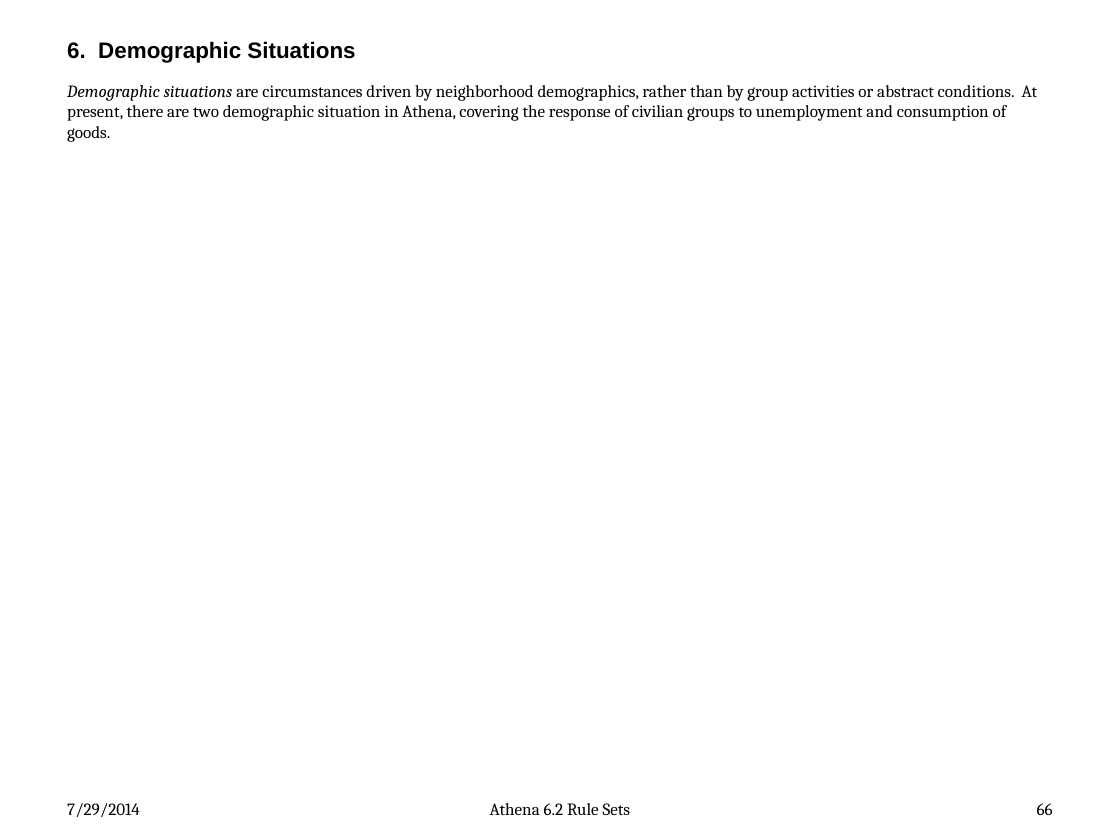
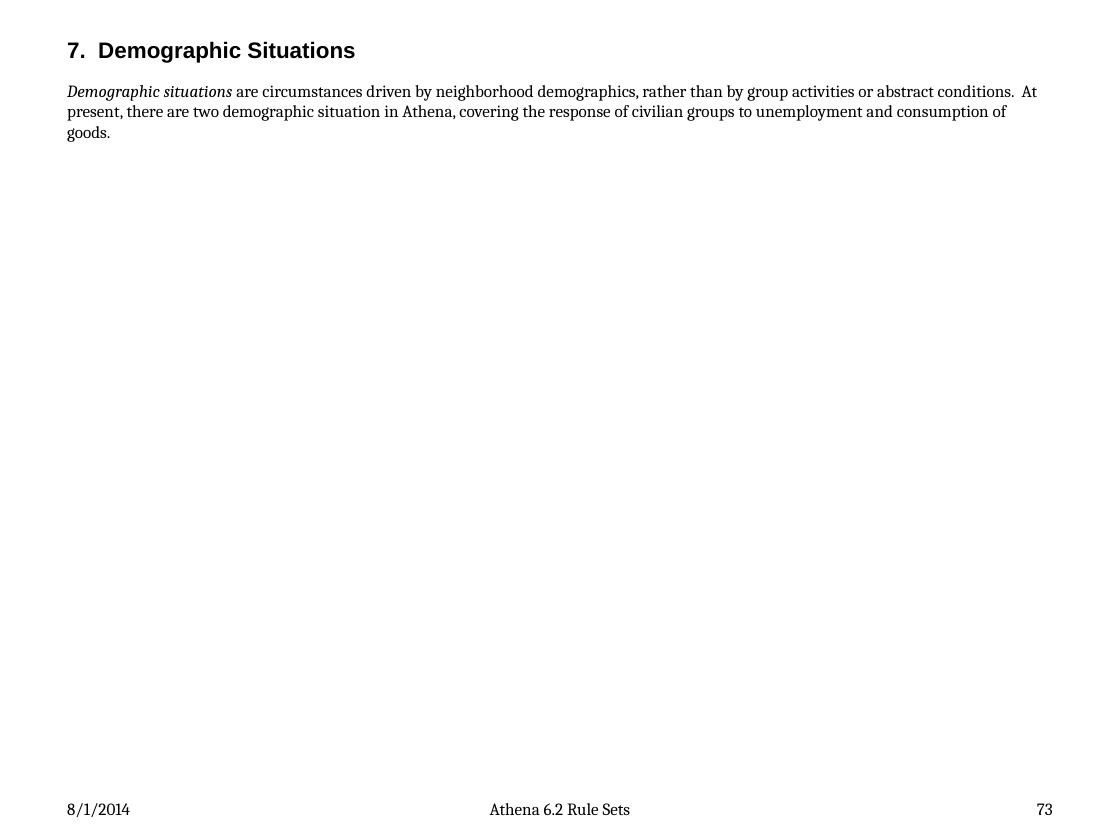
Before and after one commit to AthenaModel/athena-legacy, a slide deck: slide 73 of docs/dev/rules.pptx (slide 66 before the commit). Drawn at 1120x840 pixels with LibreOffice and Linux fonts; fonts in the diff are those of the drawing. Boxes give left, top, right and bottom in pixels: in the first picture for what was removed or moved away, otherwise in the second. Text is boxed around its words. In the diff, an @@ line names an element or a change of style, - is before the commit and + after.

```diff
--- a/docs/dev/rules.pptx
+++ b/docs/dev/rules.pptx
@@ title at box(67, 41, 355, 63): text changed @@
-6. Demographic Situations
+7. Demographic Situations
@@ text at box(67, 803, 130, 817): text changed @@
-7/29/2014
+8/1/2014
@@ page number at box(1037, 803, 1053, 815): text changed @@
-66
+73
```
Also in this commit, not shown: 72 other slides changed, 7 slides added, 6 other files.
